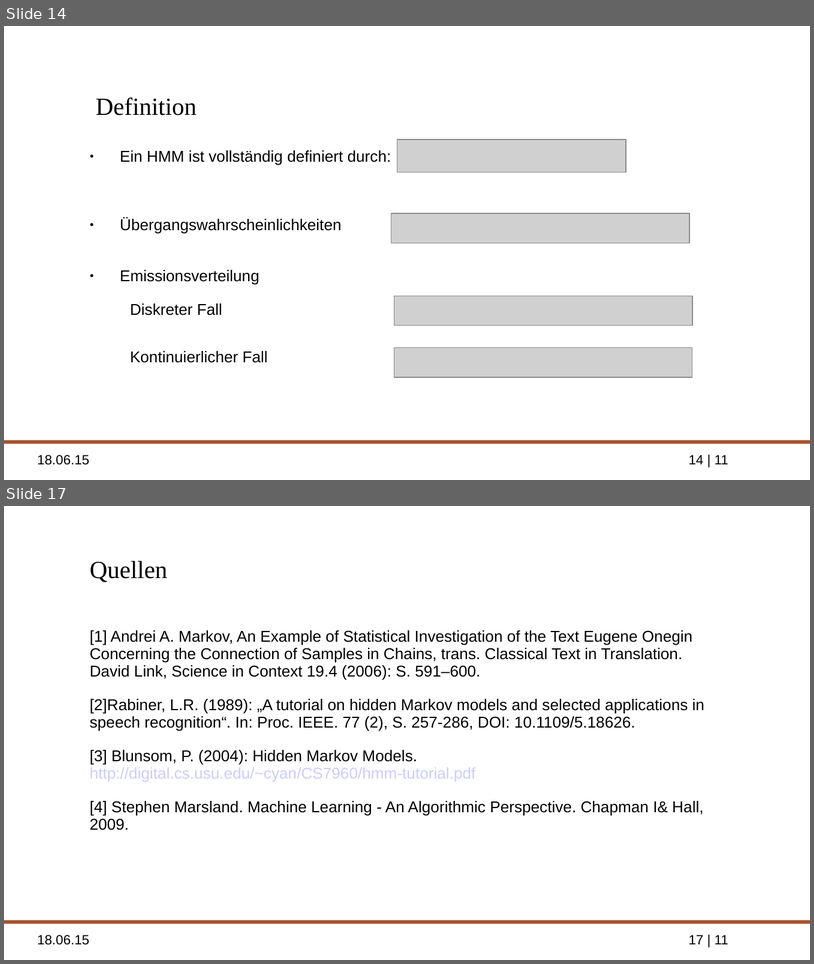
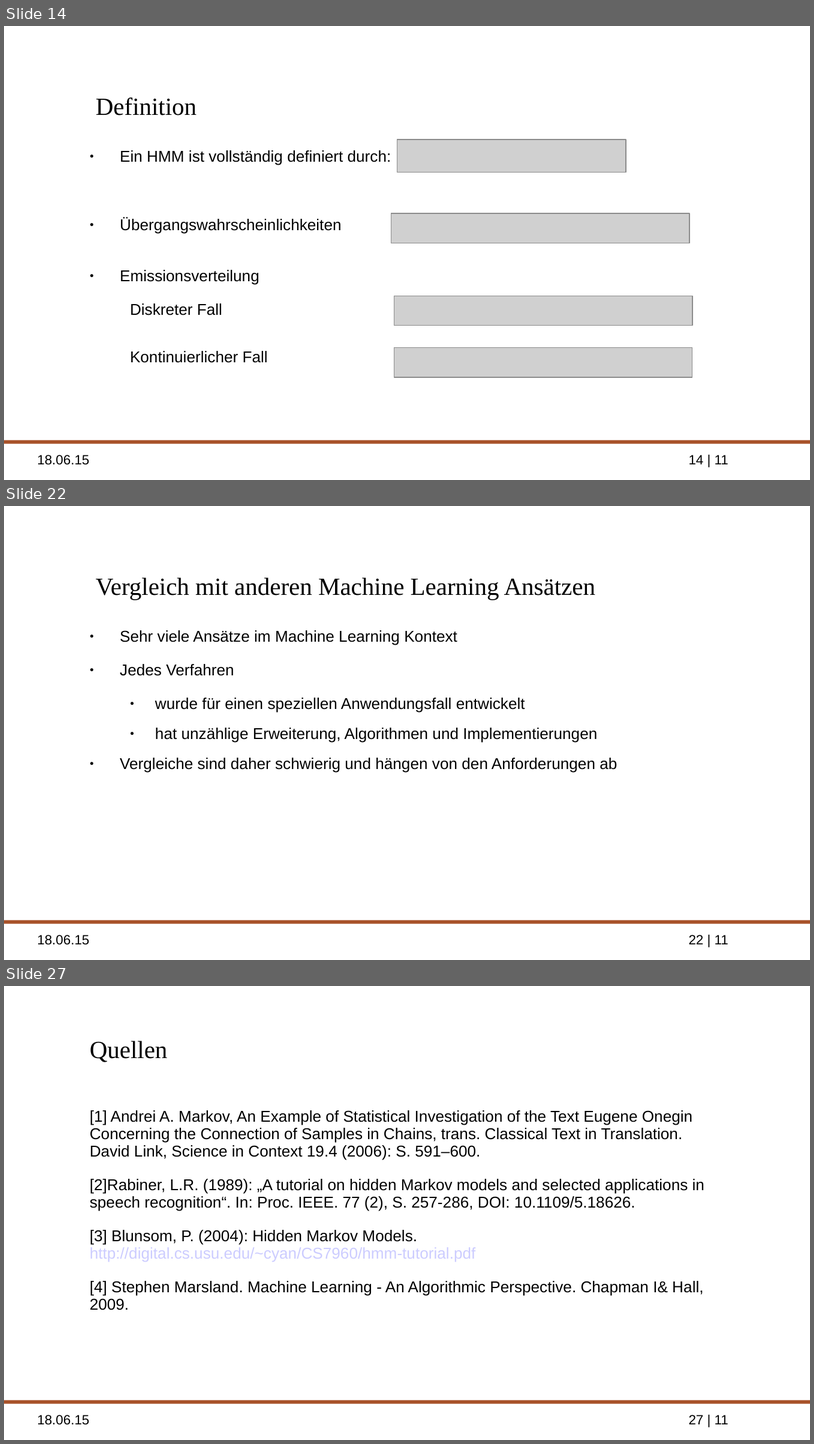
Before and after one commit to ppasler/Formale-Methoden-HMM, a slide deck: presentation/hidden_markov_pasler.odp. Shown one above the other, each under a label of ours: slides 14 and 17 before the commit, slides 14, 22 and 27 after it; the slides between them are not shown. The pictures are 814x964 and 814x1444 pixels, drawn with LibreOffice and Linux fonts; fonts in the diff are those of the drawing; grey boxes stand for pictures; background and template pictures are left out. Boxes give left, top, right and bottom in pixels: in the first picture for what was removed or moved away, otherwise in the second. Text is boxed around its words. In the diff, an @@ line names an element or a change of style, - is before the commit and + after.

```diff
--- a/presentation/hidden_markov_pasler.odp
+++ b/presentation/hidden_markov_pasler.odp
@@ slide 22 added at bbox=[4, 506, 810, 960], background picture (left out); not listed: 3 template elements that a slide beside it also shows @@
@@ title added at bbox=[96, 577, 596, 600], 22 pt, text #000000 @@
+Vergleich mit anderen Machine Learning Ansätzen
@@ text added at bbox=[120, 630, 617, 772], 14 pt, text #000000 @@
+● Sehr viele Ansätze im Machine Learning Kontext
+● Jedes Verfahren
+  ● wurde für einen speziellen Anwendungsfall entwickelt
+  ● hat unzählige Erweiterung, Algorithmen und Implementierungen
+● Vergleiche sind daher schwierig und hängen von den Anforderungen ab
@@ what was slide 17 is now slide 27 @@
@@ page number at bbox=[689, 1414, 729, 1424]: text changed @@
-17 | 11
+27 | 11
```
Also in this commit, not shown: 10 other slides added, 1 slide removed, 2 other files.
